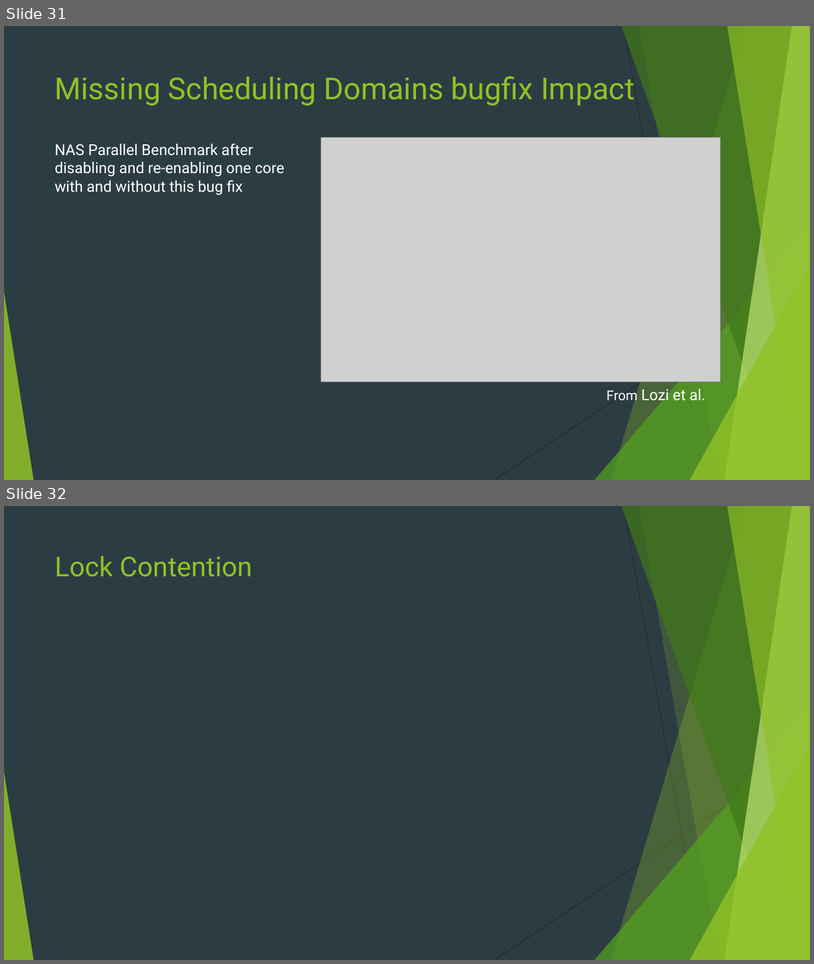
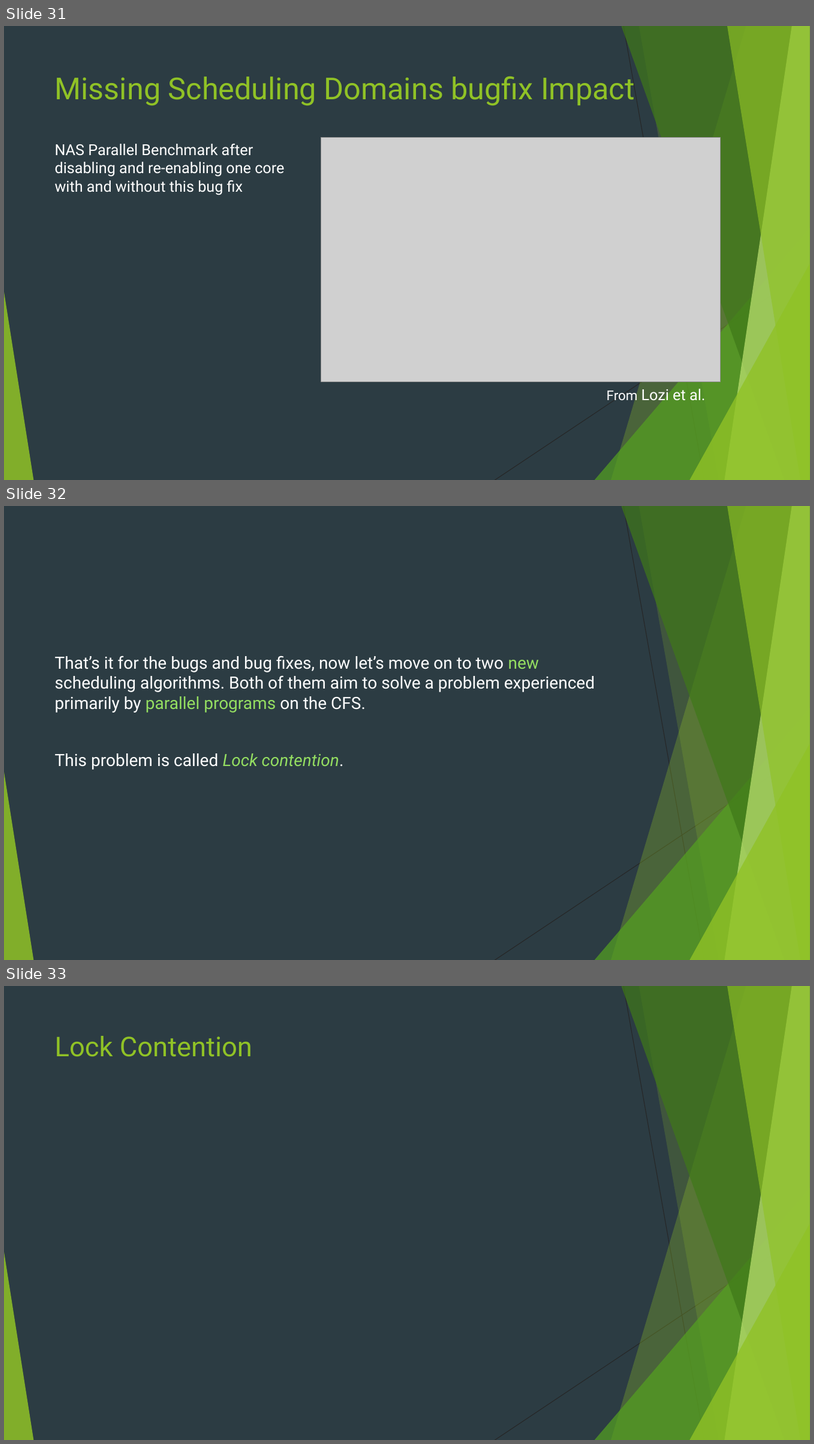
Before and after one commit to danfrz/Senior_seminar_templates, a slide deck: Talk/Thread Scheduler Efficiency Improvements.pptx. Shown one above the other, each under a label of ours: slides 31 and 32 before the commit, slides 31, 32 and 33 after it. The pictures are 814x964 and 814x1444 pixels, drawn with LibreOffice and Linux fonts; fonts in the diff are those of the drawing; grey boxes stand for pictures. Boxes give left, top, right and bottom in pixels: in the first picture for what was removed or moved away, otherwise in the second. Text is boxed around its words. In the diff, an @@ line names an element or a change of style, - is before the commit and + after.

```diff
--- a/Talk/Thread Scheduler Efficiency Improvements.pptx
+++ b/Talk/Thread Scheduler Efficiency Improvements.pptx
@@ slide 32 added at bbox=[4, 506, 810, 960], background #2C3C43; not listed: 10 template elements that a slide beside it also shows @@
@@ text added at bbox=[55, 655, 595, 769], 20 pt, text #FFFFFF @@
+That’s it for the bugs and bug fixes, now let’s move on to two new scheduling algorithms. Both of them aim to solve a problem experienced primarily by parallel programs on the CFS.
+This problem is called Lock contention.
@@ what was slide 32 is now slide 33 @@
```
Also in this commit, not shown: 2 other slides added, 1 other file.
